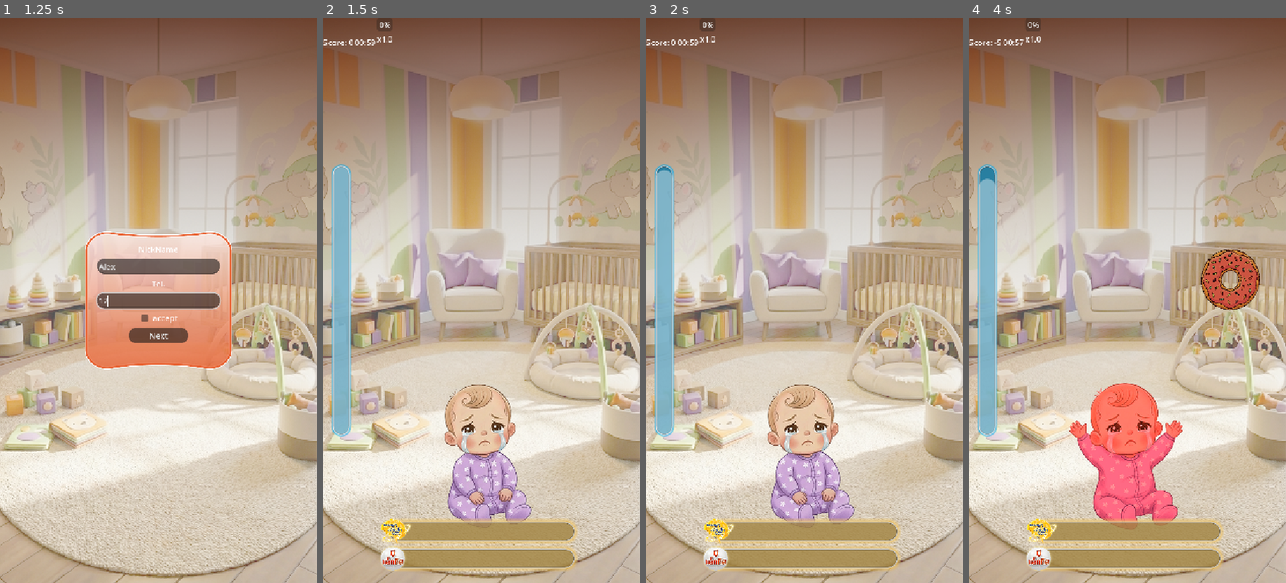
Above: before the commit, frames 1-4 (left to right).
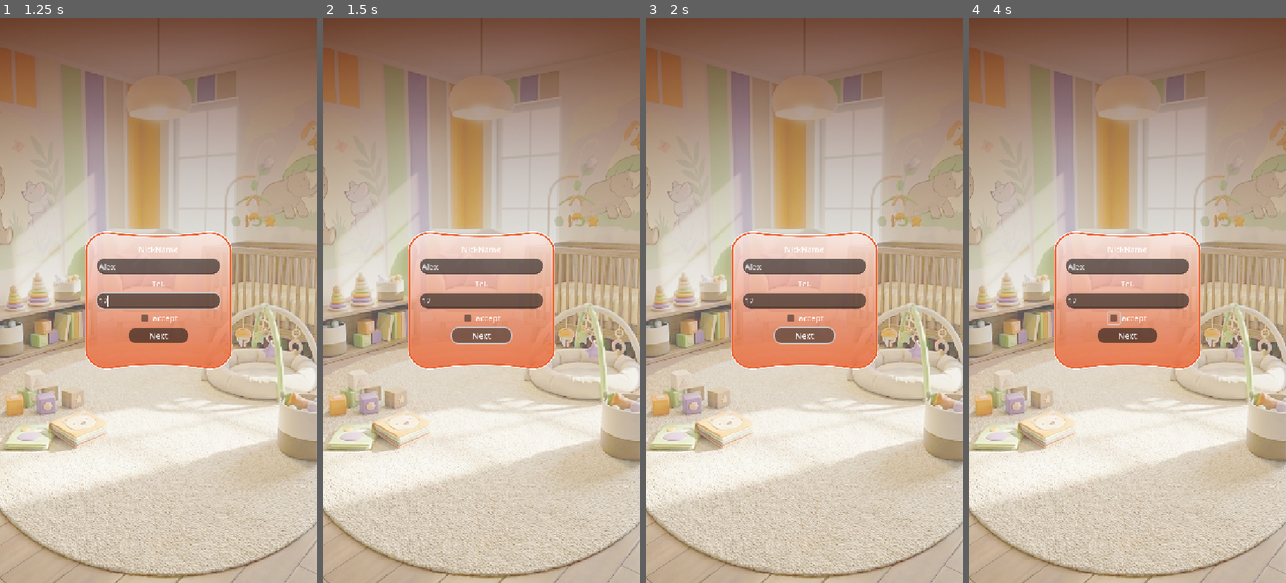
Above: after the commit, the same moments.

Repository: 6099sin/pro-c
Game: Godot game, scene res://scenes/ui/user_info.tscn
Two runs of this game, one before a commit and one after it. Both use one fixed random seed, a clock stepped at 60 frames per second and the inputs below. This scene is started directly instead of the project's main scene.
Inputs (mouse positions are in pixels of both pictures, inside the frame that each line leads up to):
- Up to frame 1 (1.25 s): click (158, 266) at 0.52 s; type "Alex" at 0.6 s; click (158, 300) at 0.75 s; type "12" at 0.83 s
- Up to frame 2 (1.5 s): click "Next" at 1.25 s
- Up to frame 3 (2 s): no input
- Up to frame 4 (4 s): click (1127, 334) at 2 s, where only the run after the commit has a clickable "Next"; click (1114, 317) at 2.77 s; click (1114, 317) at 3.52 s

Frame 1 is identical in both runs. In frame 2, 23% of the frame differs, in the area x 0-81%, y 0-98%; in frame 3, 23%; in frame 4, 25%, in the area x 0-92%, y 0-98%.

Commit message:
set condition fill data
Required information must be entered.
NickName
Tel
accept

Diff:
--- a/scripts/ui/user_info.gd
+++ b/scripts/ui/user_info.gd
@@ -2,6 +2,7 @@
 
 @onready var input_tel: LineEdit = $PanelContainer/MarginContainer/VBoxContainer/LineEditTel
 @onready var input_name: LineEdit = $PanelContainer/MarginContainer/VBoxContainer/LineEditName
+@onready var check_box: CheckBox = $PanelContainer/MarginContainer/VBoxContainer/CenterContainer/HBoxContainer/CheckBox
 
 # Variable to store the last valid phone number
 var old_tel_text = ""
@@ -33,6 +34,6 @@
 # --- Button Logic ---
 func _on_press_comfirm()->void :
 
-	if input_name.text.is_empty() or input_tel.text.is_empty():
+	if input_name.text.is_empty() or input_tel.text.is_empty() or check_box.button_pressed==false:
 		return
 	get_tree().change_scene_to_file("res://scenes/core/Main.tscn")
